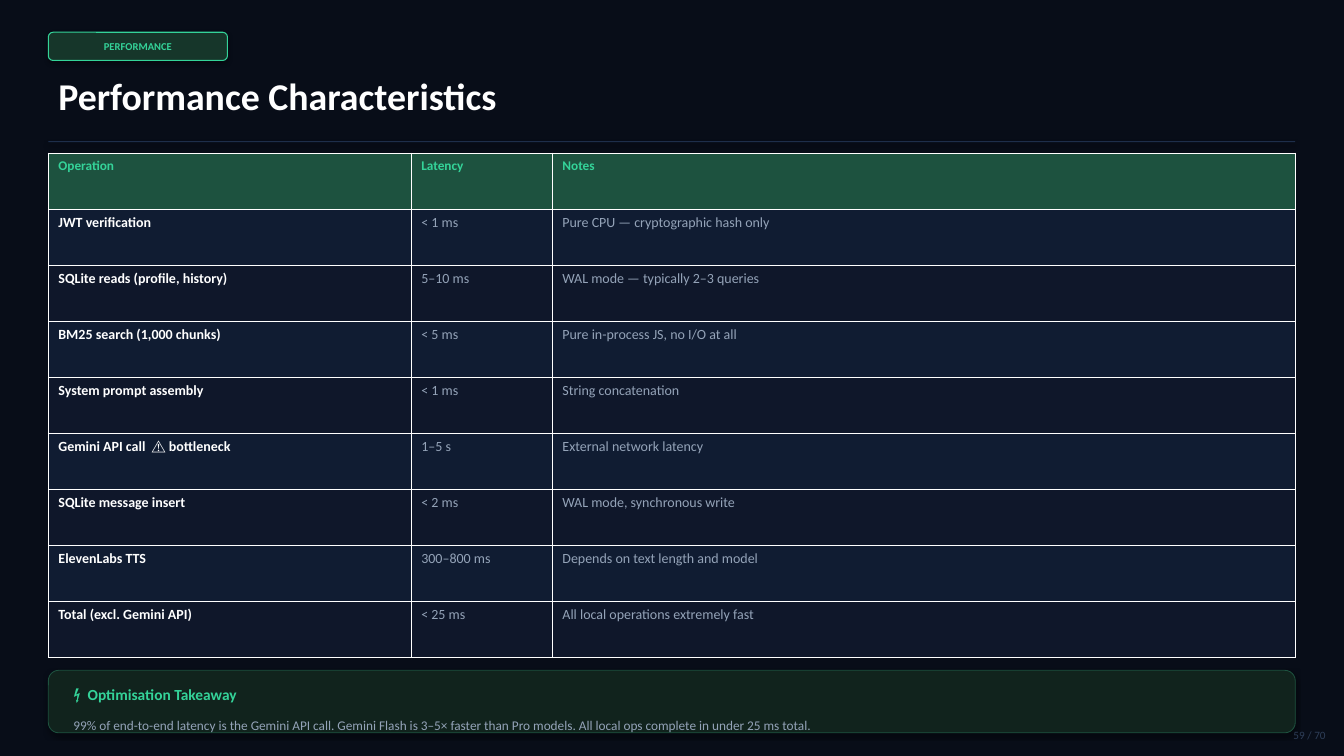
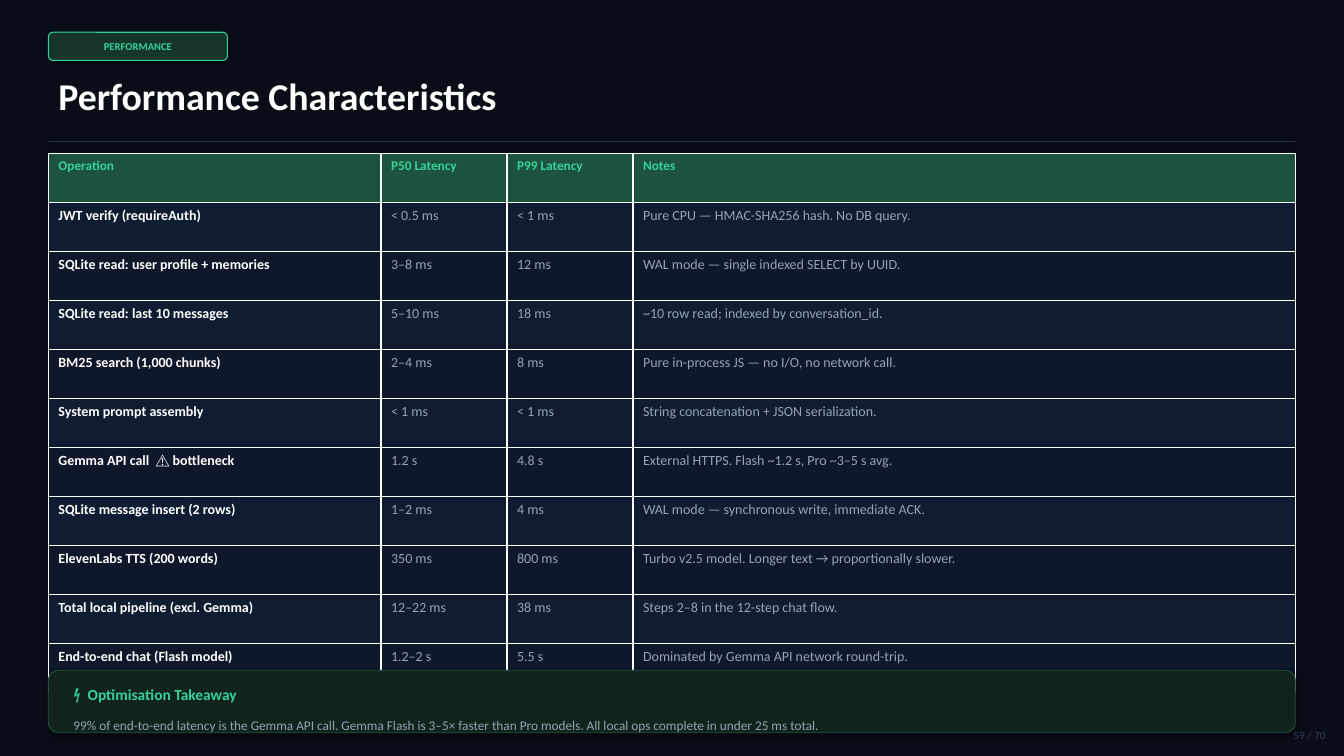
Before and after one commit to Bashab18/Chatbot, a slide deck: slide 59 of presentation/CIRA_Chatbot_Presentation.pptx. Drawn at 1344x756 pixels with LibreOffice and Linux fonts; fonts in the diff are those of the drawing. Boxes give left, top, right and bottom in pixels: in the first picture for what was removed or moved away, otherwise in the second. Text is boxed around its words. In the diff, an @@ line names an element or a change of style, - is before the commit and + after.

```diff
--- a/presentation/CIRA_Chatbot_Presentation.pptx
+++ b/presentation/CIRA_Chatbot_Presentation.pptx
@@ table at box(48, 153, 1296, 693) @@
-Operation | Latency | Notes
-JWT verification | < 1 ms | Pure CPU — cryptographic hash only
-SQLite reads (profile, history) | 5–10 ms | WAL mode — typically 2–3 queries
-BM25 search (1,000 chunks) | < 5 ms | Pure in-process JS, no I/O at all
-System prompt assembly | < 1 ms | String concatenation
-Gemini API call ⚠ bottleneck | 1–5 s | External network latency
-SQLite message insert | < 2 ms | WAL mode, synchronous write
-ElevenLabs TTS | 300–800 ms | Depends on text length and model
-Total (excl. Gemini API) | < 25 ms | All local operations extremely fast
+Operation | P50 Latency | P99 Latency | Notes
+JWT verify (requireAuth) | < 0.5 ms | < 1 ms | Pure CPU — HMAC-SHA256 hash. No DB query.
+SQLite read: user profile + memories | 3–8 ms | 12 ms | WAL mode — single indexed SELECT by UUID.
+SQLite read: last 10 messages | 5–10 ms | 18 ms | ~10 row read; indexed by conversation_id.
+BM25 search (1,000 chunks) | 2–4 ms | 8 ms | Pure in-process JS — no I/O, no network call.
+System prompt assembly | < 1 ms | < 1 ms | String concatenation + JSON serialization.
+Gemma API call ⚠ bottleneck | 1.2 s | 4.8 s | External HTTPS. Flash ~1.2 s, Pro ~3–5 s avg.
+SQLite message insert (2 rows) | 1–2 ms | 4 ms | WAL mode — synchronous write, immediate ACK.
+ElevenLabs TTS (200 words) | 350 ms | 800 ms | Turbo v2.5 model. Longer text → proportionally slower.
+Total local pipeline (excl. Gemma) | 12–22 ms | 38 ms | Steps 2–8 in the 12-step chat flow.
+End-to-end chat (Flash model) | 1.2–2 s | 5.5 s | Dominated by Gemma API network round-trip.
@@ text at box(73, 721, 818, 733): text changed @@
-99% of end-to-end latency is the Gemini API call. Gemini Flash is 3–5× faster than Pro models. All local ops complete in under 25 ms total.
+99% of end-to-end latency is the Gemma API call. Gemma Flash is 3–5× faster than Pro models. All local ops complete in under 25 ms total.
```
Also in this commit, not shown: 40 other slides changed, 1 other file.
